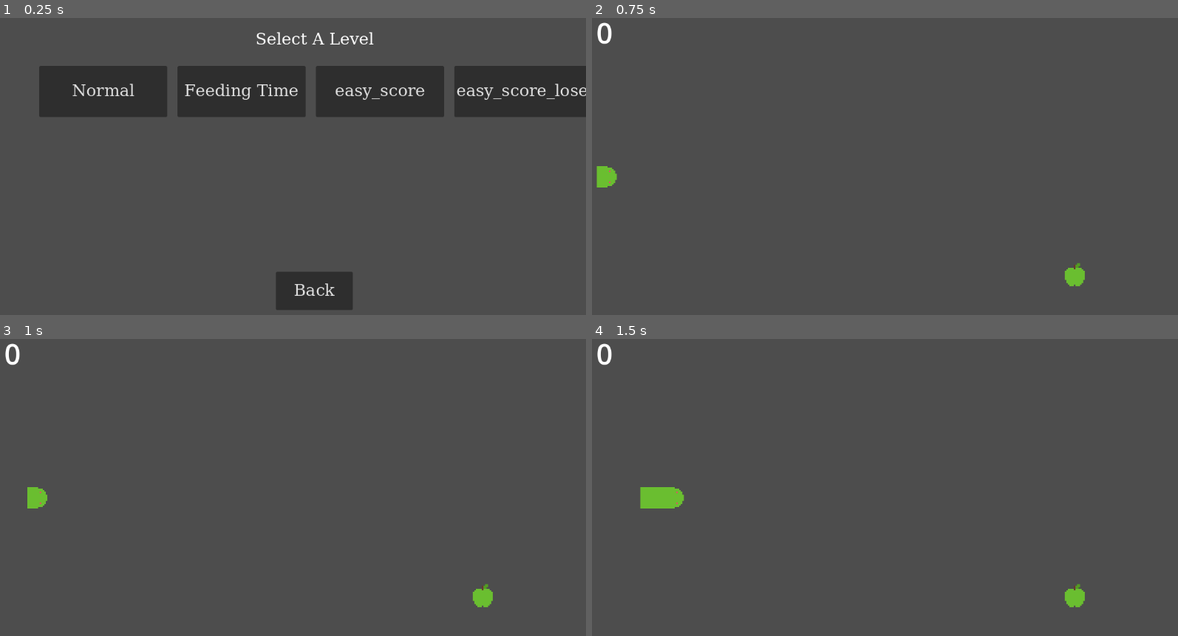
Above: before the commit, frames 1-4 (two rows, left to right).
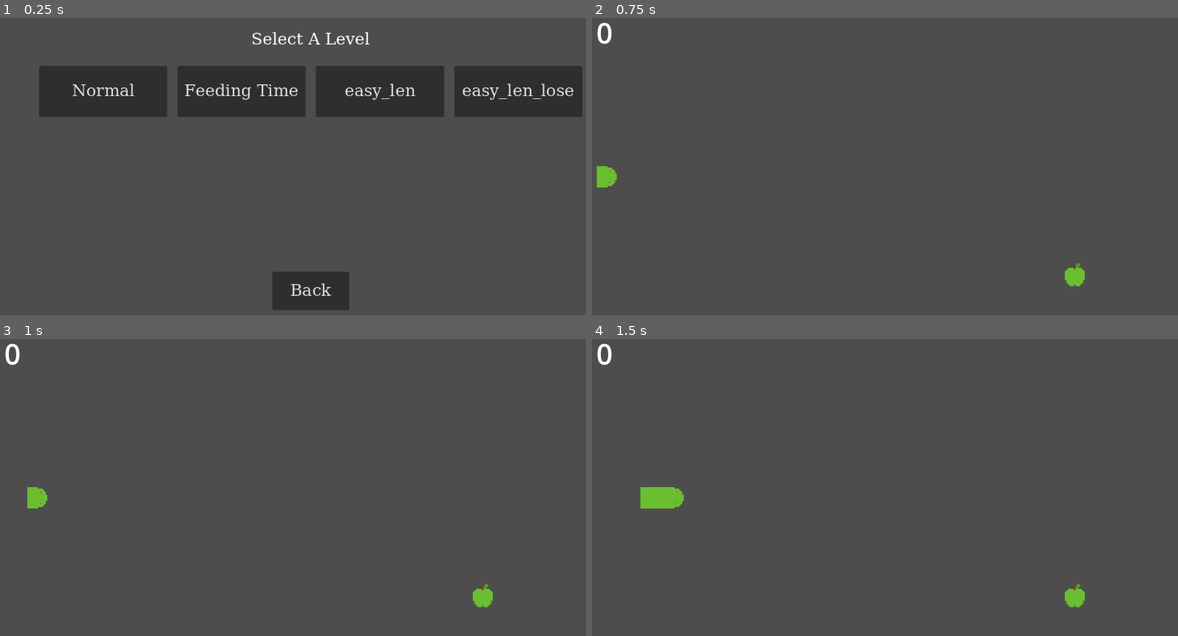
Above: after the commit, the same moments.

Repository: hollisma/snek-godot
Game: Godot game, scene res://scenes/managers/main.tscn
The game is run twice, just before and just after one commit, with the same random seed, the same clock (stepped at 60 frames per second) and the same inputs.
Inputs:
- Up to frame 1 (0.25 s): no input
- Up to frame 2 (0.75 s): click "Normal" at 0.5 s
- Up to frame 3 (1 s): no input
- Up to frame 4 (1.5 s): hold D (move_right) from 1.28 s (still down); tap 3 (dev 3) at 1.35 s

The runs differ from the first frame. In frame 1, 1.6% of the frame differs, in the area x 43-100%, y 4-99%; in frame 2, nothing differs; in frame 3, nothing differs; in frame 4, nothing differs.

Commit message:
integrated more game states; refactored

Diff:
--- a/scripts/gameplay/snek.gd
+++ b/scripts/gameplay/snek.gd
@@ -15,7 +15,7 @@
 var moving = false
 
 # Store { position, distance }
-var path_points: Array = []
+var path_points: Array = [] # Newest point (with highest distance) is appended
 var start_index: int = 0 # Buffer
 
 var segments: Array[Node2D] = []
@@ -29,17 +29,20 @@
 func _physics_process(delta):
 	if not moving:
 		return
-	handle_input()
-	move(delta)
-	update_segments()
-	trim_path()
-	check_boundary()
-	check_self_collision()
+	_handle_input()
+	_move(delta)
+	_update_segments()
+	_trim_path()
+	_check_boundary()
+	_check_self_collision()
 
 func start():
 	speed = default_speed
 	moving = true
 	show()
+
+func stop():
+	moving = false
 
 func reset():
 	hide()
@@ -47,11 +50,34 @@
 	for segment in segments:
 		segment.queue_free()
 	segments.clear()
+	start_index = 0
 	direction = Vector2.RIGHT
 	$Head.rotation = 0
 	$Head.global_position = Vector2(10, screen_size.y / 2)
 
-func handle_input():
+func change_speed(speed_change):
+	speed = max(speed + speed_change, min_speed)
+	emit_signal("speed_changed", speed)
+
+func trim_body(segment_num_input):
+	var segment_num = min(segment_num_input, segments.size())
+	for i in range(segment_num):
+		var last_segment = segments.pop_back()
+		if last_segment:
+			last_segment.queue_free()
+
+# Used internally and for dev tools
+func grow():
+	var new_segment = body_scene.instantiate()
+	$BodySegments.call_deferred("add_child", new_segment)
+	segments.append(new_segment)
+	emit_signal("length_changed", segments.size())
+
+###############
+### HELPERS ###
+###############
+
+func _handle_input():
 	if Input.is_action_pressed("move_up") and direction != Vector2.DOWN:
 		direction = Vector2.UP
 		$Head.rotation = -PI / 2
@@ -65,7 +91,7 @@
 		direction = Vector2.RIGHT
 		$Head.rotation = 0
 
-func move(delta):
+func _move(delta):
 	var old_pos = $Head.position
 	$Head.position += direction * speed * delta
 
@@ -79,7 +105,7 @@
 		"distance": cumulative_distance
 	})
 
-func update_segments():
+func _update_segments():
 	if _get_size() == 0:
 		return
 
@@ -99,7 +125,7 @@
 		if dir.length_squared() > 0.0001:
 			segments[i].rotation = dir.angle()
 
-func trim_path():
+func _trim_path():
 	if _get_size() == 0:
 		return
 
@@ -113,37 +139,17 @@
 		path_points = path_points.slice(start_index, path_points.size())
 		start_index = 0
 
-func check_boundary():
+func _check_boundary():
 	var head_pos = $Head.global_position
 	if head_pos.x < 0 or head_pos.x > screen_size.x or head_pos.y < 0 or head_pos.y > screen_size.y:
 		snek_death.emit()
 
-func check_self_collision():
+func _check_self_collision():
 	var safe_distance = 1 # Colliding with first N segments is safe
 	for i in range(safe_distance, segments.size()):
 		if $Head.global_position.distance_to(segments[i].global_position) < collision_distance:
 			snek_death.emit()
 			break
-
-func grow():
-	var new_segment = body_scene.instantiate()
-	$BodySegments.call_deferred("add_child", new_segment)
-	segments.append(new_segment)
-	emit_signal("length_changed", segments.size())
-
-func change_speed(speed_change):
-	speed = max(speed + speed_change, min_speed)
-	emit_signal("speed_changed", speed)
-
-func stop():
-	moving = false
-
-func trim_body(segment_num_input):
-	var segment_num = min(segment_num_input, segments.size())
-	for i in range(segment_num):
-		var last_segment = segments.pop_back()
-		if last_segment:
-			last_segment.queue_free()
 
 func _get_position_at_distance(target_distance: float) -> Vector2:
 	# Boundary checks
@@ -173,12 +179,19 @@
 	var t = (target_distance - p0.distance) / (p1.distance - p0.distance)
 	return p0.position.lerp(p1.position, t)
 
+#######################
+### SIGNAL HANDLING ###
+#######################
+
 func _on_head_area_entered(area):
 	if area.is_in_group("appls"):
 		grow()
 		emit_signal("appl_eaten", area)
 
-# Buffer helpers
+######################
+### BUFFER HELPERS ###
+######################
+
 func _get_size() -> int:
 	return path_points.size() - start_index
 
--- a/scripts/managers/level_manager.gd
+++ b/scripts/managers/level_manager.gd
@@ -72,11 +72,11 @@
 			"visuals": 5, # "fatten": 5,
 		}
 	},
-	"easy_score": {
-		"name": "easy_score",
+	"easy_len": {
+		"name": "easy_len",
 		"win_cons": [
 			{
-				"con_type": "score",
+				"con_type": "length",
 				"comparator": "over",
 				"value": 3,
 			},
@@ -91,12 +91,12 @@
 			"visuals": 1,
 		}
 	},
-	"easy_score_lose": {
-		"name": "easy_score_lose",
+	"easy_len_lose": {
+		"name": "easy_len_lose",
 		"win_cons": [],
 		"lose_cons": [
 			{
-				"con_type": "score",
+				"con_type": "length",
 				"comparator": "over",
 				"value": 3,
 			},
--- a/scripts/managers/main.gd
+++ b/scripts/managers/main.gd
@@ -1,4 +1,6 @@
 extends Node
+
+enum GameState { MAIN_MENU, LEVEL_SELECT, IN_GAME, LEVEL_END_SCREEN }
 
 var appl_scene: PackedScene = preload(ResourcePaths.SCENES["appl"])
 
@@ -13,9 +15,13 @@
 var hud: CanvasLayer
 
 var score: int = -1
-var on_end_screen: bool = false
+var game_state: GameState = GameState.MAIN_MENU
 
 func _ready():
+	food_manager.snek_head = snek_head
+	powerup_manager.snek = snek
+	powerup_manager.snek_head = snek_head
+
 	MusicManager.start()
 	_show_level_select()
 
@@ -34,15 +40,15 @@
 	var level_select = preload(ResourcePaths.SCENES["level_select"]).instantiate()
 	ui_container.add_child(level_select)
 	level_select.level_chosen.connect(_on_level_chosen)
+	game_state = GameState.LEVEL_SELECT
 
 func _do_level_end_screen(level_won: bool):
-	if on_end_screen:
+	if game_state != GameState.IN_GAME:
 		return
 
 	clear_node(ui_container)
 	var level_end_screen = preload(ResourcePaths.SCENES["level_end_screen"]).instantiate()
 	ui_container.add_child(level_end_screen)
-	on_end_screen = true
 
 	level_end_screen.show_score(score)
 	level_end_screen.replay_pressed.connect(func(): _replay_level())
@@ -50,6 +56,7 @@
 	level_end_screen.next_level_pressed.connect(func(): _start_next_level())
 
 	level_end_screen.apply_outcome(level_won)
+	game_state = GameState.LEVEL_END_SCREEN
 
 ##################
 ### MENU LOGIC ###
@@ -57,20 +64,13 @@
 
 func _on_level_chosen(level_id: String):
 	clear_node(ui_container)
+	_reset_gameplay_container()
 	_create_hud()
+	hud.update_score(score)
 
-	score = 0
-	hud.update_score(score)
-	get_tree().call_group("appls", "queue_free")
-	get_tree().call_group("powerups", "queue_free")
-	snek.reset()
-
-	food_manager.snek_head = snek_head
-	powerup_manager.snek = snek
-	powerup_manager.snek_head = snek_head
 	snek.start()
-
 	LevelManager.start_level(objective_manager, powerup_manager, food_manager, level_id)
+	game_state = GameState.IN_GAME
 
 func _replay_level():
 	_on_level_chosen(LevelManager.current_level_id)
@@ -85,16 +85,15 @@
 
 func _on_objectives_completed(outcome):
 	if outcome == objective_manager.Outcome.WIN:
-		print("Winner Winner CHicken Dinner!!!")
 		_do_level_end_screen(true)
 	elif outcome == objective_manager.Outcome.LOSE:
-		print("Loserrrrr")
 		_do_level_end_screen(false)
 
 func _on_appl_eaten(appl):
 	food_manager.spawn_appl()
 	score += appl.points
-	hud.update_score(score)
+	if hud != null:
+		hud.update_score(score)
 	objective_manager.update_condition(objective_manager.ConditionType.SCORE, score)
 	appl.queue_free()
 
@@ -104,11 +103,9 @@
 	_do_level_end_screen(false)
 
 func _on_snek_length_changed(length):
-	print("length to %d" % length)
 	objective_manager.update_condition(objective_manager.ConditionType.LENGTH, length)
 
 func _on_snek_speed_changed(speed):
-	print("speed to %d" % speed)
 	objective_manager.update_condition(objective_manager.ConditionType.SPEED, speed)
 
 ###############
@@ -123,6 +120,7 @@
 	get_tree().call_group("appls", "queue_free")
 	get_tree().call_group("powerups", "queue_free")
 	snek.reset()
+	score = 0
 
 # DEV buttons
 func _process(_delta):
--- a/scripts/managers/objective_manager.gd
+++ b/scripts/managers/objective_manager.gd
@@ -30,6 +30,7 @@
 	win_conditions = win_list
 	lose_conditions = lose_list
 	progress.clear()
+	outcome_emitted = false
 
 func update_condition(condition_type: ConditionType, value: int):
 	if outcome_emitted:
